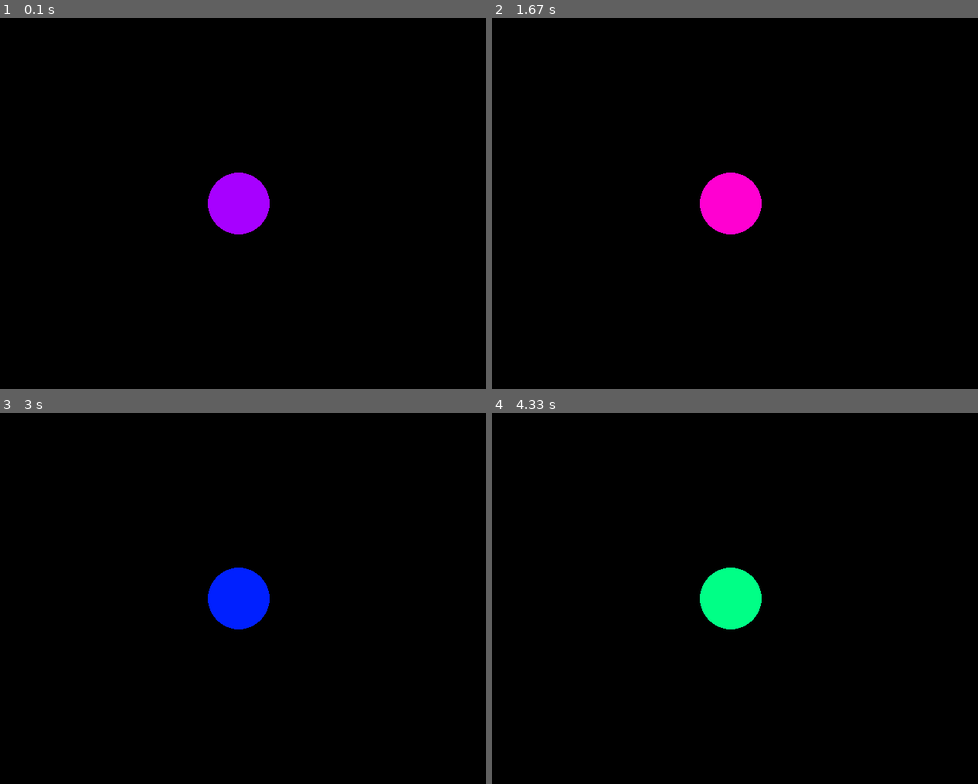
Above: before the commit, frames 1-4 (two rows, left to right).
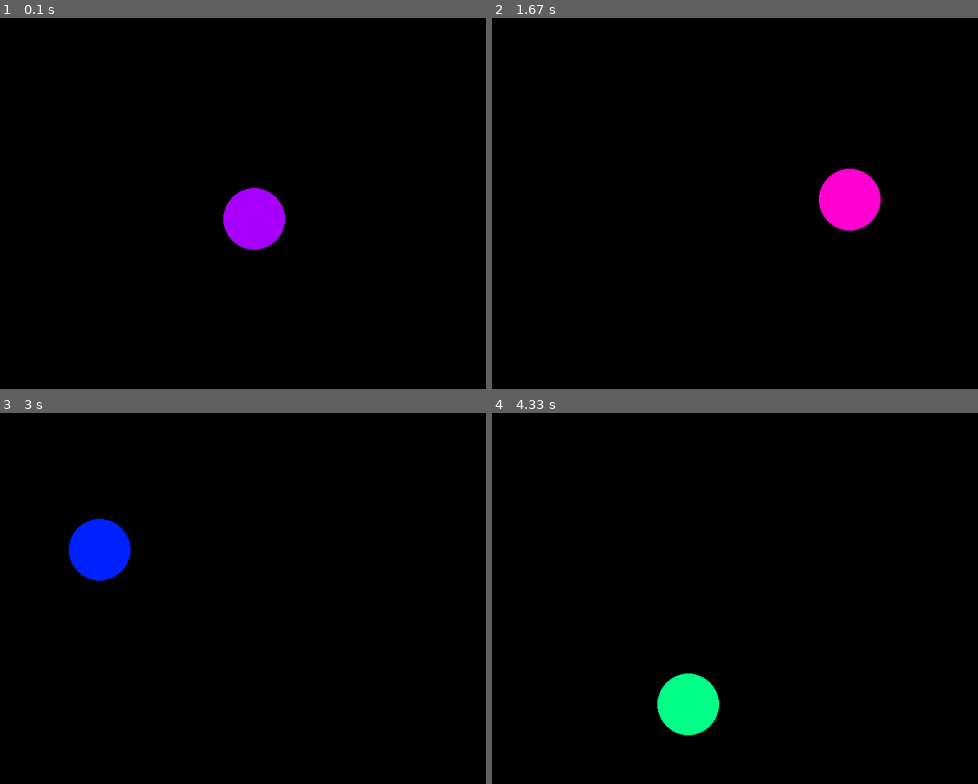
Above: after the commit, the same moments.

Repository: CreatedBySeb/pyodide-pygame-demo
Game: pygame game, started from main.py
The game is run twice, just before and just after one commit, with the same random seed, the same clock (stepped at 60 frames per second) and the same inputs.
Inputs:
- Up to frame 1 (0.1 s): no input
- Up to frame 2 (1.67 s): no input
- Up to frame 3 (3 s): no input
- Up to frame 4 (4.33 s): no input

The runs differ from the first frame. In frame 1, 1.5% of the frame differs, in the area x 42-59%, y 41-63%; in frame 2, 3.3%, in the area x 42-80%, y 40-59%; in frame 3, 3.3%; in frame 4, 3.3%.

Commit message:
Bounce the ball around the screen

Diff:
--- a/main.py
+++ b/main.py
@@ -1,6 +1,7 @@
 import pygame
 
 BALL_RADIUS = 40
+BALL_SPEED = 0.25
 BG_COLOUR = pygame.Color("black")
 HUE_MAX = 360
 HUE_RATE = 0.5
@@ -18,6 +19,8 @@
     clock = pygame.Clock()
     running = True
     ball_colour = pygame.Color("blue")
+    ball_direction = pygame.Vector2(1, 1)
+    ball_position = pygame.Vector2(*SCREEN_CENTRE)
     dt = 0.0
 
     while running:
@@ -31,7 +34,24 @@
         # Shift hue according to HUE_RATE and time since last frame
         h, *sla = ball_colour.hsla
         ball_colour.hsla = (wrap(h + round(dt * HUE_RATE), HUE_MAX), *sla)
-        pygame.draw.circle(screen, ball_colour, SCREEN_CENTRE, BALL_RADIUS)
+
+        # Move ball position in the current direction according to BALL_SPEED
+        # and time since last frame
+        ball_position += ball_direction * BALL_SPEED * dt
+
+        # Bounce the ball if it hits the left or right sides
+        if ball_position.x - BALL_RADIUS < 0:
+            ball_direction.x = 1
+        elif ball_position.x + BALL_RADIUS > SCREEN_SIZE[0]:
+            ball_direction.x = -1
+
+        # Bounce the ball if it hits the top or bottom sides
+        if ball_position.y - BALL_RADIUS < 0:
+            ball_direction.y = 1
+        elif ball_position.y + BALL_RADIUS > SCREEN_SIZE[1]:
+            ball_direction.y = -1
+
+        pygame.draw.circle(screen, ball_colour, ball_position, BALL_RADIUS)
 
         pygame.display.flip()
         dt = clock.tick()
